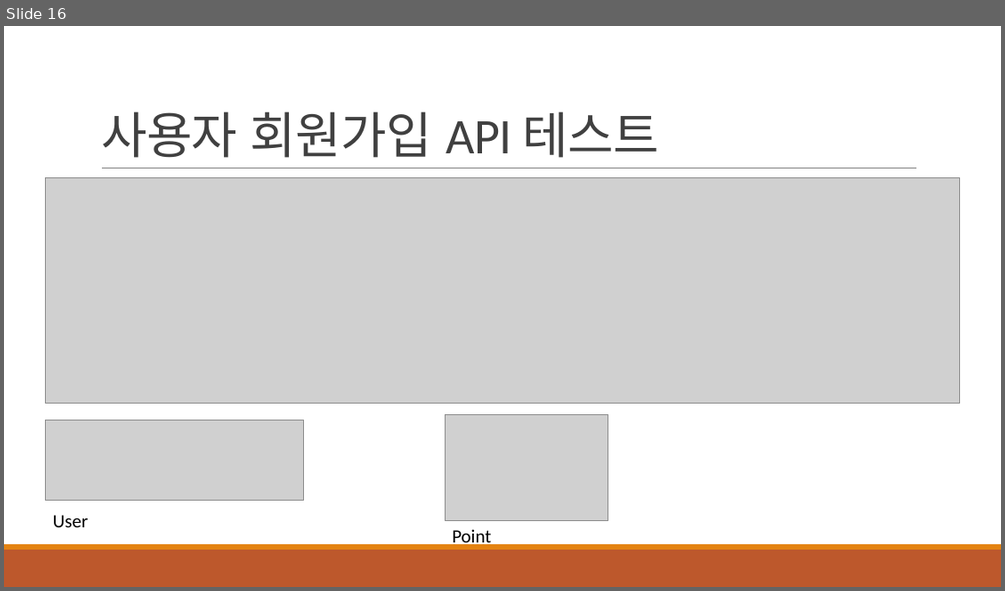
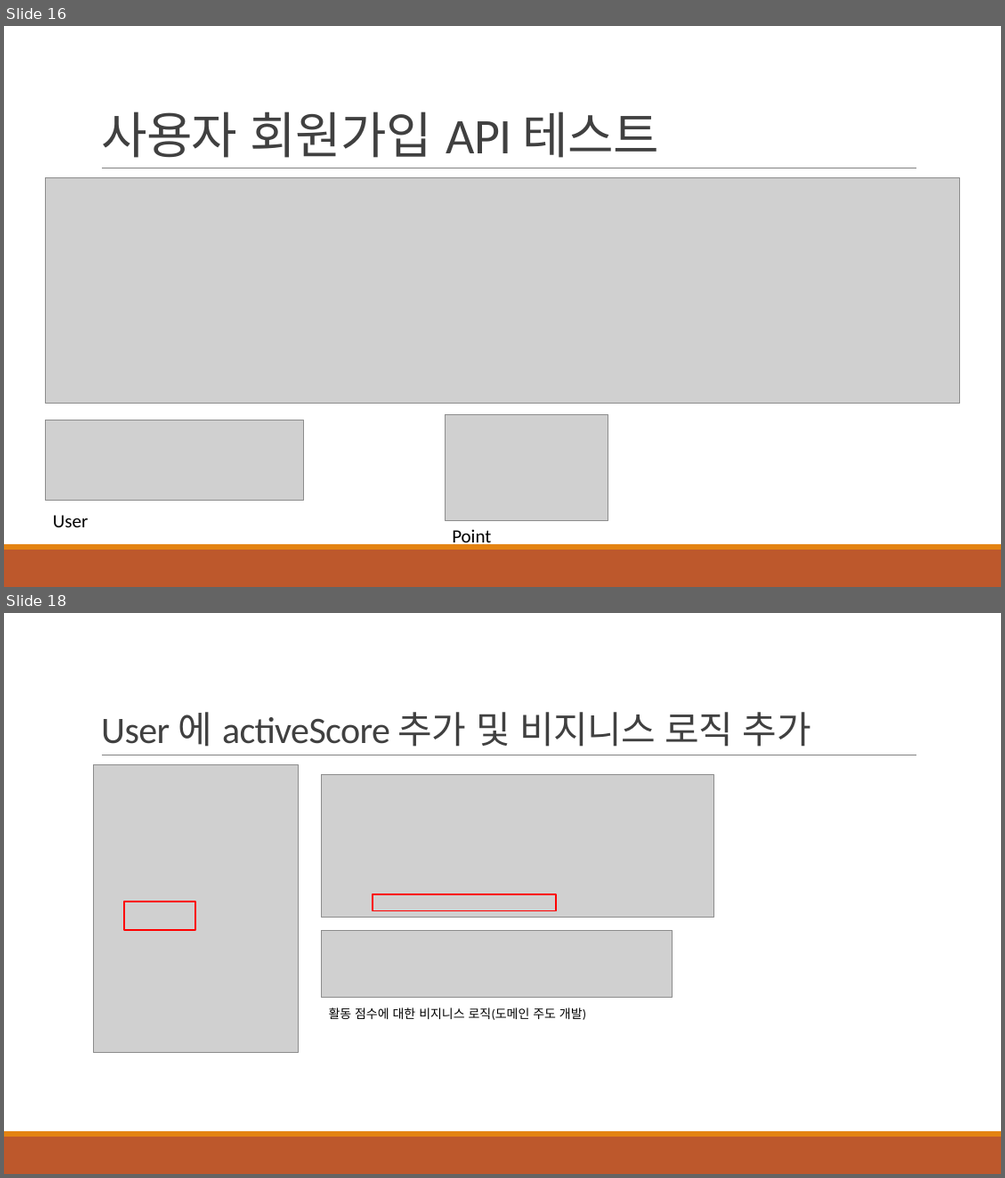
Before and after one commit to khb3025/study-msa, a slide deck: msa-ppt/3. 데이터 쓰기 API 구현.pptx. Shown one above the other, each under a label of ours: slide 16 before the commit, slides 16 and 18 after it; the slides between them are not shown. The pictures are 1005x591 and 1005x1178 pixels, drawn with LibreOffice and Linux fonts; fonts in the diff are those of the drawing; grey boxes stand for pictures. Boxes give left, top, right and bottom in pixels: in the first picture for what was removed or moved away, otherwise in the second. Text is boxed around its words. In the diff, an @@ line names an element or a change of style, - is before the commit and + after.

Commit message:
feat : 게시글 등록 시 동작 재정의
1. 게시글 등록 요청
2. 포인트 차감
3. 게시글 저장
4. 활동포인트 증가

```diff
--- a/msa-ppt/3. 데이터 쓰기 API 구현.pptx
+++ b/msa-ppt/3. 데이터 쓰기 API 구현.pptx
@@ slide 18 added at <box>4,613,1001,1174</box>, background #FFFFFF; not listed: 3 template elements that a slide beside it also shows @@
@@ title added at <box>101,712,811,747</box>, 36 pt, text #404040 @@
+User 에 activeScore 추가 및 비지니스 로직 추가
@@ picture added at <box>94,765,299,1052</box> @@
@@ picture added at <box>321,774,713,917</box> @@
@@ rectangle added at <box>124,901,195,930</box>, outline #FF0000 1.25 pt @@
@@ rectangle added at <box>372,894,556,910</box>, outline #FF0000 1.25 pt @@
@@ picture added at <box>321,930,672,997</box> @@
@@ text added at <box>329,1007,586,1020</box>, 12 pt, text #000000 @@
+활동 점수에 대한 비지니스 로직(도메인 주도 개발)
```
Also in this commit, not shown: 1 slide changed, 11 other slides added, 8 other files.
